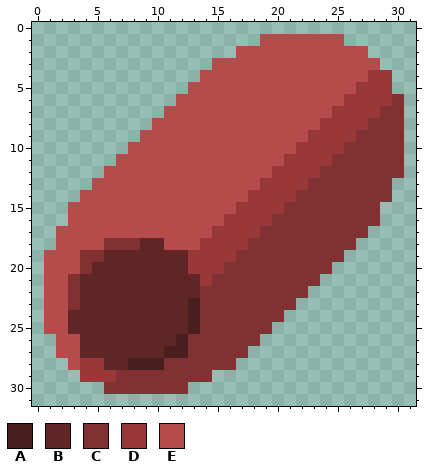
Pixel-art sprite: assets/sprites/items/item-insulator.png. Above is the file before it was changed.
The file is 32x32 pixels.
Palette (. is transparent): A #491e1e  B #602525  C #813131  D #983838  E #b64b4b
Pixels before, first column x 1:
 1 ..................EEEEEEE.....
 2 ................EEEEEEEEEEE...
 3 ..............EEEEEEEEEEEEEE..
 4 .............EEEEEEEEEEEEEEDD.
 5 ............EEEEEEEEEEEEEEDDD.
 6 ...........EEEEEEEEEEEEEEDDDDC
 7 ..........EEEEEEEEEEEEEEDDDDCC
 8 .........EEEEEEEEEEEEEEDDDDCCC
 9 ........EEEEEEEEEEEEEEDDDDCCCC
10 .......EEEEEEEEEEEEEEDDDDCCCCC
11 ......EEEEEEEEEEEEEEDDDDCCCCCC
12 .....EEEEEEEEEEEEEEDDDDCCCCCCC
13 ....EEEEEEEEEEEEEEDDDDCCCCCCC.
14 ...EEEEEEEEEEEEEEDDDDCCCCCCCC.
15 ..EEEEEEEEEEEEEEDDDDCCCCCCCC..
16 ..EEEEEEEEEEEEEDDDDCCCCCCCCC..
17 .EEEEEEEEEEEEEDDDDCCCCCCCCC...
18 .EEEECCCBBEEEDDDDCCCCCCCCC....
19 EEECCBBBBBBBDDDDCCCCCCCCC.....
20 EEECBBBBBBBBDDDCCCCCCCCC......
21 EECBBBBBBBBBBDCCCCCCCCC.......
22 EECBBBBBBBBBBCCCCCCCCC........
23 EECBBBBBBBBBACCCCCCCC.........
24 EEBBBBBBBBBBACCCCCCC..........
25 EEBBBBBBBBBBACCCCCC...........
26 .EEBBBBBBBBACCCCCC............
27 .EEBBBBBBBAACCCCC.............
28 ..EDDBBAAACCCCCC..............
29 ...DDDCCCCCCCC................
30 .....CCCCCCC..................
And afterwards:
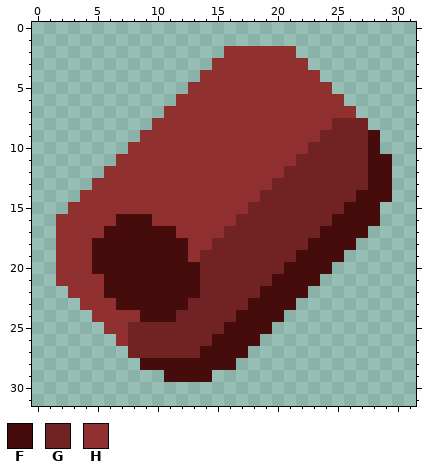
Colours new in this view: F #460b0b  G #712222  H #913030
The edit:
Changed rows in their new state; - is an unchanged pixel.
first column x 1:
 1 ------------------.......-----
 2 ---------------HHHHHH......---
 3 --------------HHHHHHHH......--
 4 -------------HHHHHHHHHH......-
 5 ------------HHHHHHHHHHHH.....-
 6 -----------HHHHHHHHHHHHHH.....
 7 ----------HHHHHHHHHHHHHHHH....
 8 ---------HHHHHHHHHHHHHHHGGG...
 9 --------HHHHHHHHHHHHHHHGGGGF..
10 -------HHHHHHHHHHHHHHHGGGGGF..
11 ------HHHHHHHHHHHHHHHGGGGGGFF.
12 -----HHHHHHHHHHHHHHHGGGGGGGFF.
13 ----HHHHHHHHHHHHHHHGGGGGGGGFF-
14 ---HHHHHHHHHHHHHHHGGGGGGGGFFF-
15 --HHHHHHHHHHHHHHHGGGGGGGGFFF--
16 -HHHHHFFFHHHHHHHGGGGGGGGFFFF--
17 -HHHHFFFFFFHHHHGGGGGGGGFFFF---
18 -HHHFFFFFFFFHHGGGGGGGGFFFF----
19 .HHHFFFFFFFFHGGGGGGGGFFFF-----
20 .HHHFFFFFFFFFGGGGGGGFFFF------
21 .HHHHFFFFFFFFGGGGGGFFFF-------
22 ..HHHFFFFFFFFGGGGGFFFF--------
23 ...HHHFFFFFFGGGGGFFFF---------
24 ....HHHHFFFGGGGGFFFF----------
25 .....HHGGGGGGGGFFFF-----------
26 -.....HGGGGGGGFFFF------------
27 -......GGGGGGFFFF-------------
28 --......FFFFFFFF--------------
29 ---.......FFFF----------------
30 -----.......------------------
Boxes around the changes in both pictures, in picture pixels (x1, y1, x2, y2):
changed: (44, 34, 404, 394)
